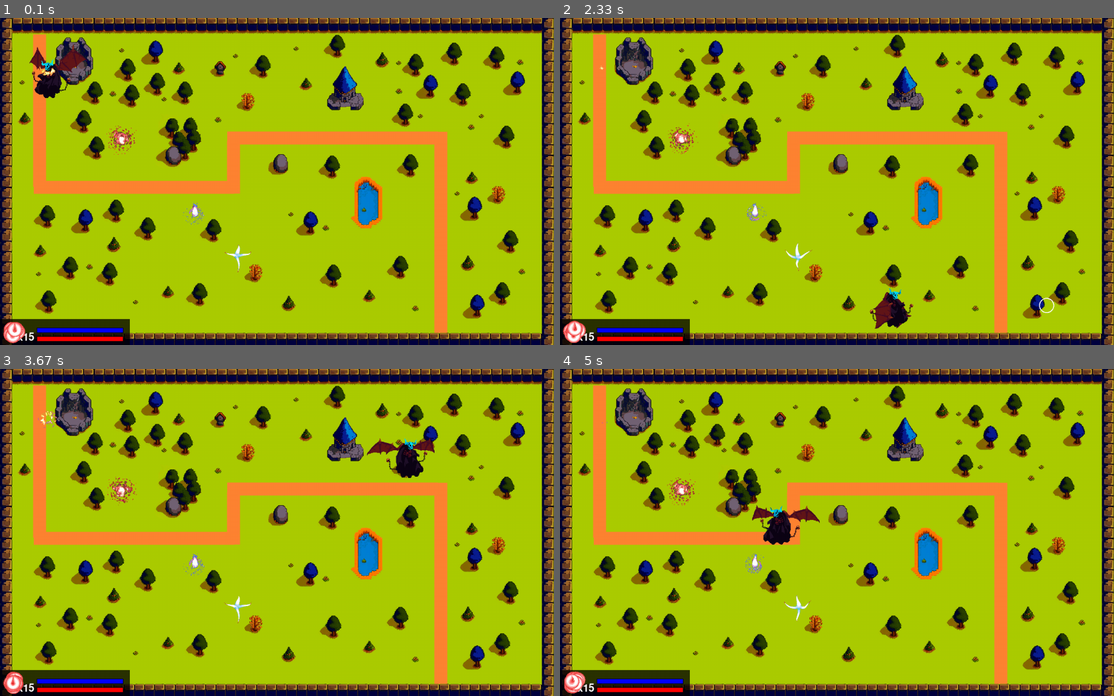
Above: before the commit, frames 1-4 (two rows, left to right).
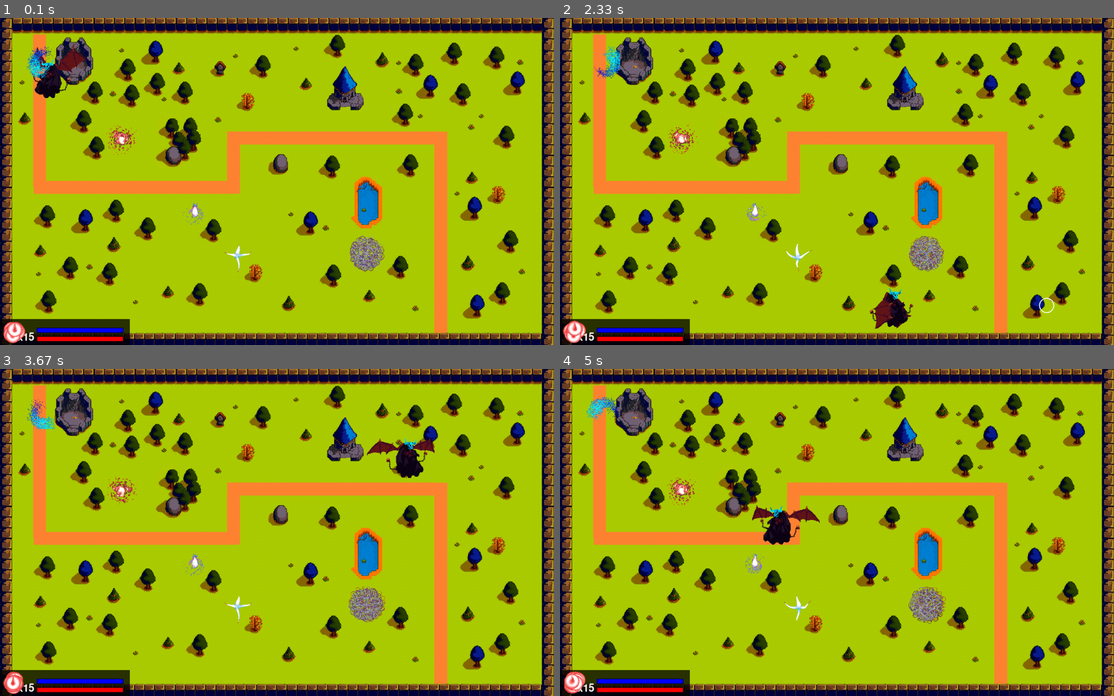
Above: after the commit, the same moments.

Repository: Entropy675/Summoning-Jinn
Game: pygame game, started from src/main.py
Same seed, same stepped clock (60 frames per second), same inputs: the game is played once before the commit and once after it.
Inputs (mouse positions are in pixels of both pictures, inside the frame that each line leads up to):
- Up to frame 1 (0.1 s): no input
- Up to frame 2 (2.33 s): click (837, 181) at 0.38 s; tap Space at 0.67 s; click (665, 256) at 1.05 s; click (692, 60) at 1.38 s; click (809, 266) at 1.72 s; click (1047, 305) at 2.05 s
- Up to frame 3 (3.67 s): click (387, 506) at 2.38 s; click (448, 525) at 2.72 s; click (105, 489) at 3.05 s; click (398, 450) at 3.38 s
- Up to frame 4 (5 s): click (676, 512) at 3.72 s; click (715, 506) at 4.05 s; click (953, 489) at 4.38 s; click (781, 519) at 4.72 s

The runs differ from the first frame. In frame 1, 0.8% of the frame differs, in the area x 4-70%, y 8-78%; in frame 2, 0.7%; in frame 3, 0.8%, in the area x 4-70%, y 9-78%; in frame 4, 0.8%.

Commit message:
Added some sprites to screen

Diff:
--- a/src/level.py
+++ b/src/level.py
@@ -5,11 +5,12 @@
 
 def loadAssets():
     batchDrawUpdate = [];
-    batchDrawUpdate.append(basicSprite.BasicSprite(pygame.image.load("..\\assets\\PixelEffects\\6_flamelash_spritesheet.png"), 60, 60, 7, 7, 3, 1))
+    batchDrawUpdate.append(basicSprite.BasicSprite(pygame.image.load("..\\assets\\sprites\\spinningMana.png"), 60, 60, 8, 8, 4, 1))
     #batchDrawUpdate.append(basicSprite.BasicSprite(pygame.image.load("..\\assets\\PixelEffects\\10_weaponhit_spritesheet.png"), 160, 160, 6, 6, 5, 1)) #USE THIS
     batchDrawUpdate.append(basicSprite.BasicSprite(pygame.image.load("..\\assets\\PixelEffects\\13_vortex_spritesheet.png"), 230, 230, 8, 8, 3, 5))
     batchDrawUpdate.append(basicSprite.BasicSprite(pygame.image.load("..\\assets\\PixelEffects\\14_phantom_spritesheet.png"), 500, 500, 8, 8, 3, 1))
     batchDrawUpdate.append(basicSprite.BasicSprite(pygame.image.load("..\\assets\\PixelEffects\\18_midnight_spritesheet.png"), 400, 400, 8, 8, 3, 1))
+    batchDrawUpdate.append(basicSprite.BasicSprite(pygame.image.load("..\\assets\\sprites\\summoningCircle.png"), 800, 500, 15, 15, 25, 1))
     #batchDrawUpdate.append(goblin.Goblin(600, 600));
     #batchDrawUpdate.append(goblin.Goblin(pygame.image.load("..\\assets\\Sprites\\goblin1V2_summoning_jinn.png"), 700))
 
Binary file added: assets/Sprites/spinningMana.png
